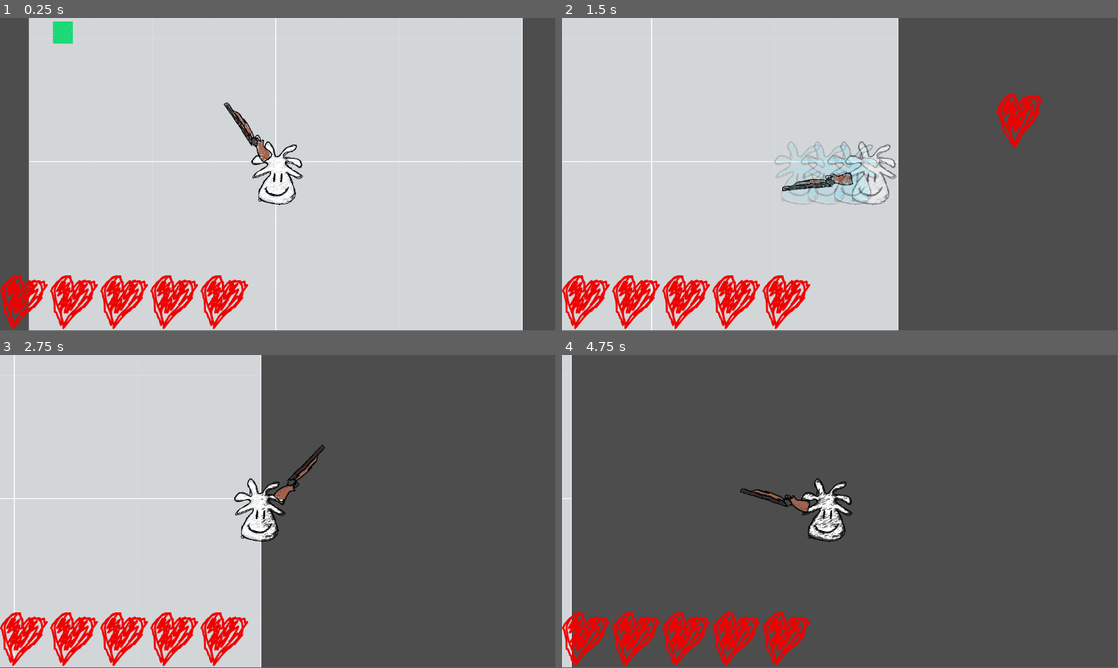
Above: before the commit, frames 1-4 (two rows, left to right).
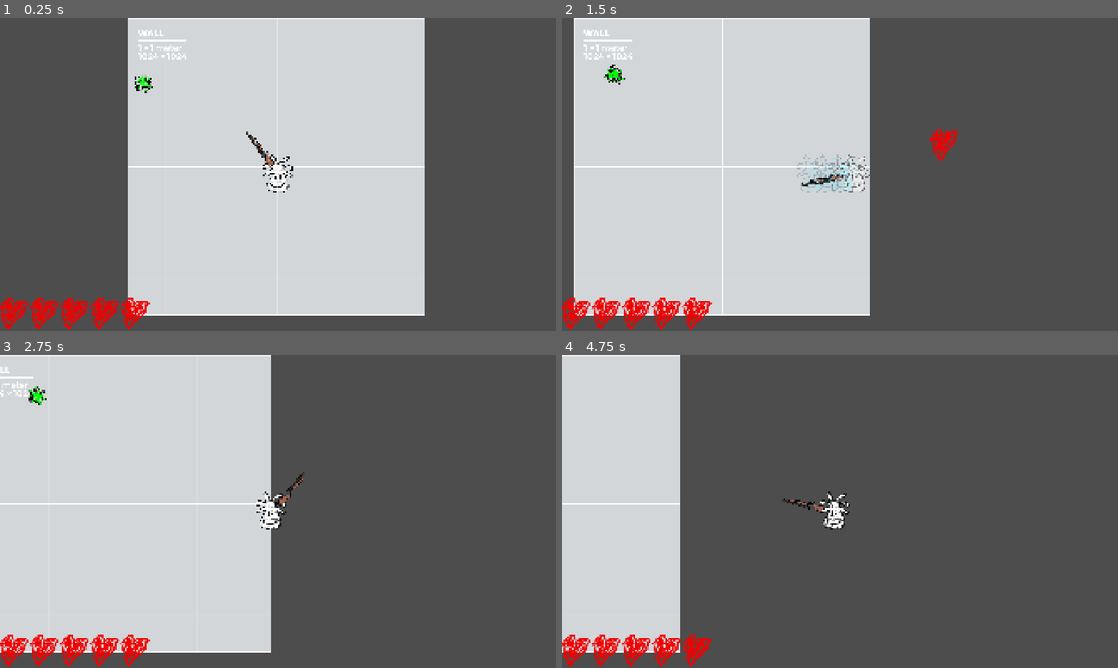
Above: after the commit, the same moments.

Repository: qwontie/kogni-game-jam-2026
Game: Godot game, scene res://scenes/Main.tscn
The game is run twice, just before and just after one commit, with the same random seed, the same clock (stepped at 60 frames per second) and the same inputs.
Inputs (mouse positions are in pixels of both pictures, inside the frame that each line leads up to):
- Up to frame 1 (0.25 s): no input
- Up to frame 2 (1.5 s): tap Enter (ui_accept) at 0.5, 0.77 s; move the mouse to (962, 158) at 0.52 s; hold D (ui_right) from 0.53 s (still down); click (962, 158) at 0.6 s; move the mouse to (728, 190) at 1.27 s; tap Space (dash) at 1.35 s
- Up to frame 3 (2.75 s): tap Enter (ui_accept) at 1.52 s; move the mouse to (333, 442) at 2.02 s; release D (ui_right) at 2.03 s; hold A (ui_left) from 2.03 s (still down); hold Shift (sprint) from 2.03 s (still down)
- Up to frame 4 (4.75 s): move the mouse to (812, 574) at 2.77 s; release A (ui_left) at 2.78 s; release Shift (sprint) at 2.78 s; hold D (ui_right) 2.78-4.28 s; click (812, 574) at 2.85 s; tap Enter (ui_accept) at 3.02, 3.77, 4.52 s; move the mouse to (1006, 558) at 3.52 s; tap Space (dash) at 3.6 s; move the mouse to (673, 464) at 4.27 s; hold A (ui_left) from 4.28 s (still down); tap Shift (sprint) at 4.35 s
The window is 799x449 before the commit and 800x450 after it. Grey fills any space a smaller window leaves; there, only what the larger window draws over its background counts as a difference.

The runs differ from the first frame. In frame 1, 42% of the frame differs, in the area x 0-94%, y 0-100%; in frame 2, 17%; in frame 3, 9.4%; in frame 4, 22%.

Commit message:
Add shared camera follow and enemy texture variants
- Move camera control to a dedicated follow script on Main
- Give enemies randomized textures and a circular collider
- Set project window to 1920x1080 with canvas-item stretch

Diff:
--- a/project.godot
+++ b/project.godot
@@ -61,6 +61,15 @@
 ]
 }
 
+[display]
+
+window/size/viewport_width=1920
+window/size/viewport_height=1080
+window/size/window_width_override=1920
+window/size/window_height_override=1080
+window/stretch/mode="canvas_items"
+window/stretch/aspect="expand"
+
 [physics]
 
 3d/physics_engine="Jolt Physics"
--- a/scenes/Main.tscn
+++ b/scenes/Main.tscn
@@ -6,6 +6,7 @@
 [ext_resource type="PackedScene" uid="uid://b4aqkxqf3tug4" path="res://scenes/objects/Enemy.tscn" id="3_vcsgt"]
 [ext_resource type="Script" uid="uid://dhk3200bp3ro" path="res://scripts/GameState.gd" id="5_vcsgt"]
 [ext_resource type="PackedScene" uid="uid://brrfjosb2x8np" path="res://scenes/HUD.tscn" id="6_3sj1l"]
+[ext_resource type="Script" path="res://scripts/camera_follow.gd" id="7_mywjv"]
 
 [node name="Node2D" type="Node2D" unique_id=1885227677]
 
@@ -26,3 +27,6 @@
 enemy_scene = ExtResource("3_vcsgt")
 
 [node name="Hud" parent="." unique_id=762178872 instance=ExtResource("6_3sj1l")]
+
+[node name="Camera2D" type="Camera2D" parent="." unique_id=364667541]
+script = ExtResource("7_mywjv")
--- a/scenes/objects/Enemy.tscn
+++ b/scenes/objects/Enemy.tscn
@@ -1,19 +1,21 @@
 [gd_scene format=3 uid="uid://b4aqkxqf3tug4"]
 
-[ext_resource type="Texture2D" uid="uid://bcni0q00pcp0n" path="res://textures/proto/kenney_prototype-textures/PNG/Green/texture_05.png" id="1_n76d8"]
+[ext_resource type="Texture2D" uid="uid://m36n47o7c01p" path="res://assets/enemy_red.png" id="1_2te4u"]
 [ext_resource type="Script" uid="uid://dq4tq6tjjr5di" path="res://scripts/enemy.gd" id="1_qpkod"]
+[ext_resource type="Texture2D" uid="uid://bgc00qro4u4r7" path="res://assets/enemy_green.png" id="2_qpkod"]
+[ext_resource type="Texture2D" uid="uid://cktuwftudeweb" path="res://assets/enemy_blue.png" id="3_v1y3n"]
+[ext_resource type="Texture2D" uid="uid://cm1fgtfbiv547" path="res://assets/enemy_yellow.png" id="4_y4i6e"]
 
-[sub_resource type="RectangleShape2D" id="RectangleShape2D_n76d8"]
-size = Vector2(44, 45)
+[sub_resource type="CircleShape2D" id="CircleShape2D_n76d8"]
+radius = 34.0
 
 [node name="Enemy" type="CharacterBody2D" unique_id=1637897088 groups=["enemy"]]
 script = ExtResource("1_qpkod")
+enemy_textures = Array[Texture2D]([ExtResource("1_2te4u"), ExtResource("2_qpkod"), ExtResource("3_v1y3n"), ExtResource("4_y4i6e")])
 
 [node name="CollisionShape2D" type="CollisionShape2D" parent="." unique_id=1484853480]
-position = Vector2(21, 23.5)
-shape = SubResource("RectangleShape2D_n76d8")
+shape = SubResource("CircleShape2D_n76d8")
 
 [node name="Sprite2D" type="Sprite2D" parent="." unique_id=1648795275]
-position = Vector2(20.500004, 22)
-scale = Vector2(0.040039063, 0.044921875)
-texture = ExtResource("1_n76d8")
+scale = Vector2(0.42, 0.42)
+texture = ExtResource("1_2te4u")
--- a/scenes/objects/Player.tscn
+++ b/scenes/objects/Player.tscn
@@ -16,7 +16,3 @@
 
 [node name="CollisionShape2D" type="CollisionShape2D" parent="." unique_id=844642969]
 shape = SubResource("CircleShape2D_b5y4o")
-
-[node name="Camera2D" type="Camera2D" parent="." unique_id=11189176]
-position_smoothing_enabled = true
-position_smoothing_speed = 12.0
--- /dev/null
+++ b/scripts/camera_follow.gd
@@ -0,0 +1,29 @@
+extends Camera2D
+
+@export var target_group: StringName = &"player"
+@export var follow_speed: float = 18.0
+@export var snap_to_pixels: bool = true
+
+var target: Node2D
+
+func _ready() -> void:
+	make_current()
+	_find_target()
+	if target != null:
+		global_position = _snap_position(target.global_position)
+
+func _physics_process(delta: float) -> void:
+	if target == null or not is_instance_valid(target):
+		_find_target()
+		if target == null:
+			return
+
+	var follow_weight := 1.0 - exp(-follow_speed * delta)
+	global_position = global_position.lerp(target.global_position, follow_weight)
+	global_position = _snap_position(global_position)
+
+func _find_target() -> void:
+	target = get_tree().get_first_node_in_group(target_group) as Node2D
+
+func _snap_position(value: Vector2) -> Vector2:
+	return value.round() if snap_to_pixels else value
--- a/scripts/enemy.gd
+++ b/scripts/enemy.gd
@@ -3,14 +3,17 @@
 @export var speed: float = 150.0
 @export var detection_radius: float = 300.0
 @export var wander_speed_factor: float = 0.5 # Wanders slower than chasing
+@export var enemy_textures: Array[Texture2D] = []
 
 var player: CharacterBody2D = null
 var wander_direction: Vector2 = Vector2.ZERO
 var wander_timer: float = 0.0
+@onready var sprite: Sprite2D = $Sprite2D
 
 func _ready():
 	# Find the player using the group we created
 	player = get_tree().get_first_node_in_group("player")
+	_pick_random_texture()
 	_pick_new_wander_direction()
 
 func _physics_process(delta):
@@ -41,6 +44,11 @@
 	# Stay in this direction for 1 to 3 seconds
 	wander_timer = randf_range(1.0, 3.0)
 
+func _pick_random_texture() -> void:
+	if enemy_textures.is_empty():
+		return
+	sprite.texture = enemy_textures.pick_random()
+
 func take_damage():
 	if player != null and player.has_method("reward_enemy_kill"):
 		player.reward_enemy_kill()
Not shown, added: scripts/camera_follow.gd.uid
